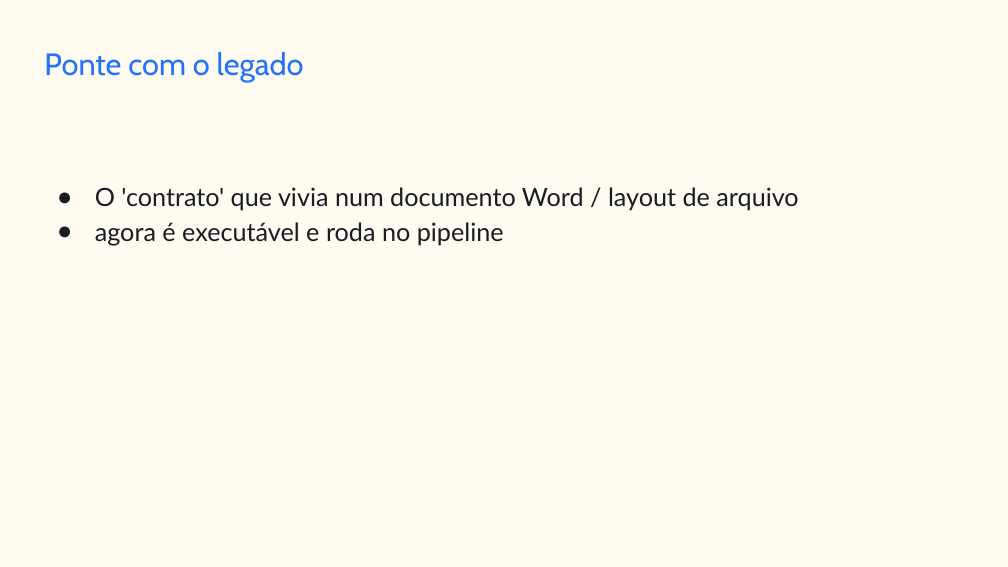
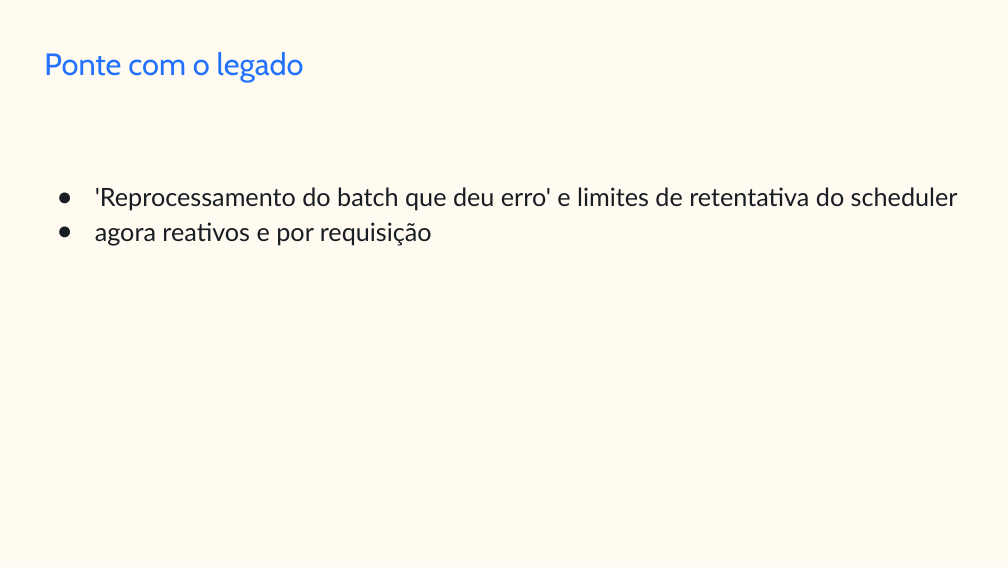
Before and after one commit to jessehaniel85/1705-be-jv-010, a slide deck: slide 4 of plano-de-aulas/aula-08-slides.pptx. Drawn at 1008x567 pixels with LibreOffice and Linux fonts; fonts in the diff are those of the drawing. Boxes give left, top, right and bottom in pixels: in the first picture for what was removed or moved away, otherwise in the second. Text is boxed around its words. In the diff, an @@ line names an element or a change of style, - is before the commit and + after.

```diff
--- a/plano-de-aulas/aula-08-slides.pptx
+++ b/plano-de-aulas/aula-08-slides.pptx
@@ text at <box>95,187,958,245</box>: text changed @@
-● O 'contrato' que vivia num documento Word / layout de arquivo
-● agora é executável e roda no pipeline
+● 'Reprocessamento do batch que deu erro' e limites de retentativa do scheduler
+● agora reativos e por requisição
```
Also in this commit, not shown: 4 other slides changed, 2 slides added, 2 slides removed, 15 other files.
